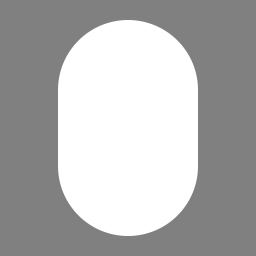
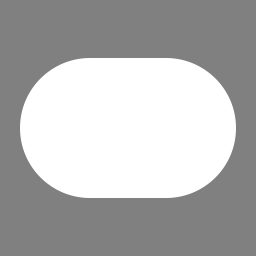
Revision of a layered 256px x 256px image; what changed, layer by layer:
painted on "Rounded Rectangle 1" over [20, 20, 236, 236]
